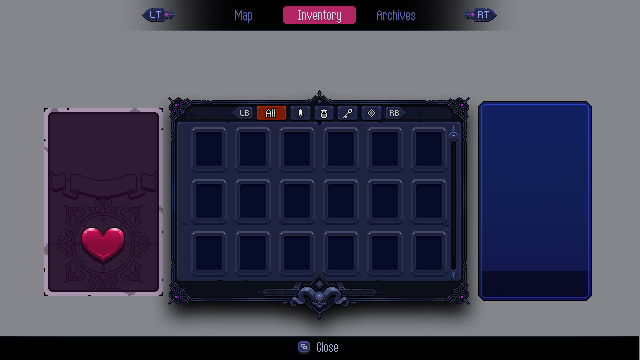
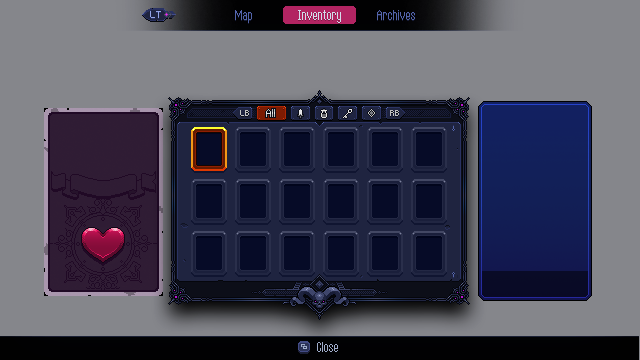
Revision of a layered w=640, h=360 image; what changed, layer by layer:
added layer "frame" above "frm_red" over [191, 127, 227, 171]
hid "next_menu_0" over [463, 8, 497, 22]
hid "scrollbar_head" over [449, 132, 458, 142]
hid "scrollbar_body" over [451, 132, 458, 271]
